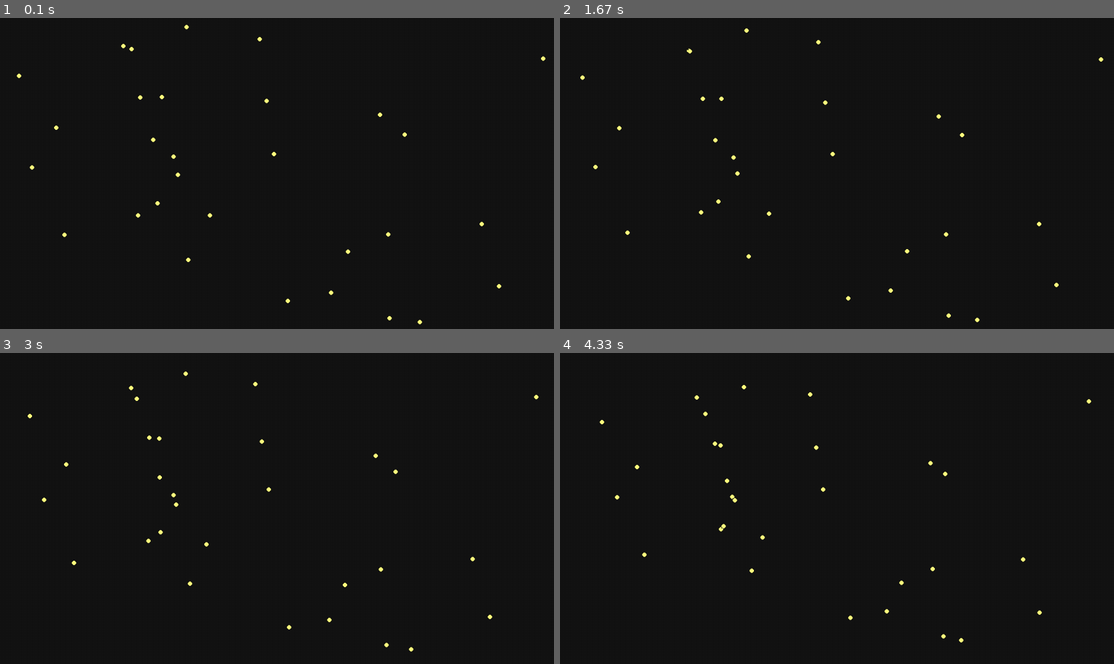
Above: before the commit, frames 1-4 (two rows, left to right).
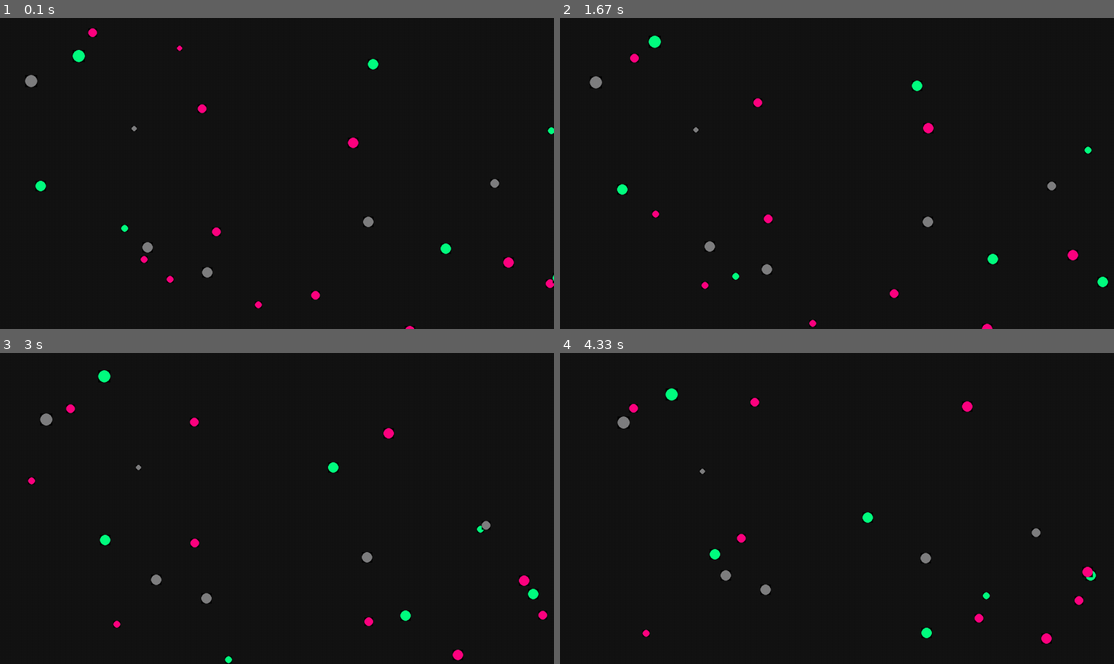
Above: after the commit, the same moments.

Repository: Darox21/Particle-Systems
Game: pygame game, started from Python_Implementations/with_pygame_and_numpy.py
Two runs of this game, one before a commit and one after it. Both use one fixed random seed, a clock stepped at 60 frames per second and the inputs below.
Inputs (mouse positions are in pixels of both pictures, inside the frame that each line leads up to):
- Up to frame 1 (0.1 s): no input
- Up to frame 2 (1.67 s): press the mouse at (704, 176) at 0.37 s; move the mouse to (798, 207) at 0.47 s; release the mouse at (892, 241) at 0.6 s
- Up to frame 3 (3 s): no input
- Up to frame 4 (4.33 s): no input

The runs differ from the first frame. In frame 1, 1.2% of the frame differs, in the area x 3-100%, y 2-100%; in frame 2, 1.2%; in frame 3, 1.3%, in the area x 5-99%, y 5-100%; in frame 4, 1.2%.

Commit message:
Electromagnetism, zooming, icon

Diff:
--- a/Python_Implementations/with_pygame_and_numpy.py
+++ b/Python_Implementations/with_pygame_and_numpy.py
@@ -1,39 +1,37 @@
 import pygame
 import numpy as np
 import math
-from random import randint
 
 
 class main(object):
-	""" This aplication's package"""
-
-	## SETUP ##
+	""" This aplication's package
+	"""
+
+    ## SETUP ##
 	pygame.init()
 
 	# Camera position for dragging particle positions
 	camera_pos = np.array([0,0])
+	camera_scale = 1.0
 
 	# Size of window, and caption of it
-	w_dimentions = [1280, 720] # Description
+	w_dimentions = np.array([1280, 720]) # Description
 
 	screen = pygame.display.set_mode((w_dimentions))
 	pygame.display.set_caption("Physics_sims")
-
-	# Strength of the force of gravity
-	GRAVITY = 0.0003
+	icon = pygame.image.load("python_implementations\window_icon.png")
+	pygame.display.set_icon(icon)
+
+	# Strength of the forces
+	GRAVITY = 0.0005
+	ELECTROMAGNETISM = 80
 
 	def __init__(self):
 
 		camera_drag = False
 
 		# Generation of particles
-		for n in range(30):
-			randompos = (randint(0,self.w_dimentions[0]),
-						randint(0,self.w_dimentions[1]))
-
-			Particle.array.append(Particle(randompos))
-			# Append to the object array inside the object so it can
-			# be accesed from methods inside the object
+		self.generate_particles(25)
 
 
 		## LOOP ##
@@ -55,13 +53,23 @@
 					if event.button == 2: # if Middle click
 						camera_drag = True
 
+					if event.button == 4:
+						main.camera_scale *= (1/0.9)
+						print(f"Scale: {self.camera_scale}")
+						main.camera_pos = main.camera_pos + ((mouse_pos - (mouse_pos * 1/0.9)) / self.camera_scale)
+					if event.button == 5:
+						main.camera_scale *= 0.9
+						print(f"Scale: {self.camera_scale}")
+						main.camera_pos = main.camera_pos + ((mouse_pos - (mouse_pos * 0.9)) / self.camera_scale)
+
 				if event.type == pygame.MOUSEBUTTONUP:
 					if event.button == 2:
 						camera_drag = False
+						print(self.camera_pos)
 
 
 			if camera_drag: # Move the "camera_pos" acordingly
-				self.camera_pos += (mouse_pos - prev_mouse_pos)
+				main.camera_pos = self.camera_pos + ((mouse_pos - prev_mouse_pos)/ main.camera_scale)
 
 			prev_mouse_pos = mouse_pos
 			# Keep the last mouse position
@@ -78,13 +86,52 @@
 			pygame.display.update()
 
 
+	def generate_particles(self, num, mass=(100,30), charge="rand", vel=[0.0,0.0], area=((0,0), (1280, 720))):
+		"""Generates Particles
+
+			Parameters
+			------------
+			num: int
+			Quantity of generated particles
+
+			mass: tuple
+			  Uses the numpy funcion of numpy.random.normal()
+				first number is the mean of a gaussian distribution
+				second number is the standard deviation
+			charge: int
+			  A signed int
+			vel: list
+			  velocity
+			area: tuple
+			  Two points in space delimiting a rectangle where particles will generate a position
+		"""
+		for n in range(num):
+			p_pos = np.random.rand(2)
+			p_pos = (p_pos * area[1]) + area[0]
+
+			p_mass = np.random.normal(mass[0],mass[1])
+
+			if charge == "rand":
+				p_charge = np.random.randint(-1,2)
+			else:
+				p_charge = charge
+
+			p_vel = vel
+
+			# print(f"Particle( Pos: {p_pos}, Mass:{p_mass}, Charge: {p_charge}, Vel: {p_vel})")
+			Particle.array.append(Particle(p_pos, p_mass, p_charge, p_vel))
+			# Append to the object array inside the object so it can
+			# be accesed from methods inside the object
+
+
+
 class Particle(object):
-	# The Particle object handles the particle related methods
-
+	"""The Particle object handles the particle related methods
+	"""
 	array = []
 	# A array every particle is aware of, and has every particle created
 
-	def __init__(self, pos, mass=100, vel=[0,0]):
+	def __init__(self, pos, mass=100, charge=1, vel=[0,0]):
 		# Physics related things
 		self.pos = np.array(list(map(float, pos)))
 		# To explain this "list(map(float, pos))":
@@ -92,30 +139,40 @@
 		# Then output it as a list, and finally make that into a np.array()
 		# This is equivalent [float(pos[0]),float(pos[1])] but feels prettier
 		self.mass = mass
+		self.charge = charge
 		self.vel = np.array(list(map(float, vel)))
 
 		# Drawing related things
-		self.radius = int(math.sqrt(self.mass/ math.pi))
-		# This makes a s
-		self.size = (int(self.radius*2), int(self.radius*2))
-		self.color = (255,255,128)
+		self.radius = int(math.sqrt(self.mass/ math.pi)) * 2
+		# This makes the area directly proportional to its mass
+		self.size = np.array((self.radius*2, self.radius*2))
+
+		red = abs(self.charge - 1) * 127
+		green = abs(self.charge + 1) * 127
+		self.color = (red,green,128)
 
 
 	def update_acceleration(self):
-		"""Calculates acording to the force of gravity the other particles excert"""
-		total_newtons = np.array([0.0,0.0])
+		"""Calculates acording to the force the other particles excert"""
+		total_newtons = np.zeros(2)
 		for p in self.array:
 			distance = np.linalg.norm(self.pos - p.pos)
 			if distance != 0: # To avoid infinities
 				# Also avoids the particle excerting force to itself
 
 				force_by_axys = np.array(self.pos - p.pos)
+				dist_sqrd = (distance ** 2)
 
 				# Gravity
-				strength_of_force = ((main.GRAVITY * self.mass * p.mass) /
-											(distance ** 2))
-				force_by_axys *= strength_of_force
-				total_newtons += force_by_axys
+				strength_of_force = ((main.GRAVITY * self.mass * p.mass) / dist_sqrd)
+				added_vector = force_by_axys * strength_of_force
+				total_newtons += added_vector
+
+				#Electromagnetism
+				if self.charge != 0 and p.charge != 0:
+					strength_of_force = (-(main.ELECTROMAGNETISM * self.charge * p.charge) / dist_sqrd)
+					added_vector = force_by_axys * strength_of_force
+					total_newtons += added_vector
 			# Make a vector adding every force applied by every other particle
 
 		self.vel -= total_newtons / self.mass
@@ -128,13 +185,18 @@
 
 	def show(self):
 		"""Makes a surface and calls screen.blit()"""
-		# Draw and blit to screen
-		relative_pos = self.pos + main.camera_pos
-
-		surface = pygame.Surface(self.size)
-		center = (self.radius, self.radius)
-		pygame.draw.circle(surface, self.color, center, self.radius)
-
+
+		relative_size = self.size * main.camera_scale
+		relative_radius = int(self.radius * main.camera_scale)
+		relative_pos = (self.pos + main.camera_pos) * main.camera_scale
+
+		if relative_radius >= 1:
+			surface = pygame.Surface(relative_size)
+			center = (relative_radius, relative_radius)
+			pygame.draw.circle(surface, self.color, center, relative_radius)
+		else:
+			surface = pygame.Surface((2,2))
+			pygame.draw.circle(surface, self.color, (1,1), 1)
 
 		main.screen.blit(surface,list(map(int, relative_pos)))
 
Binary file added: python_implementations/window_icon.png
